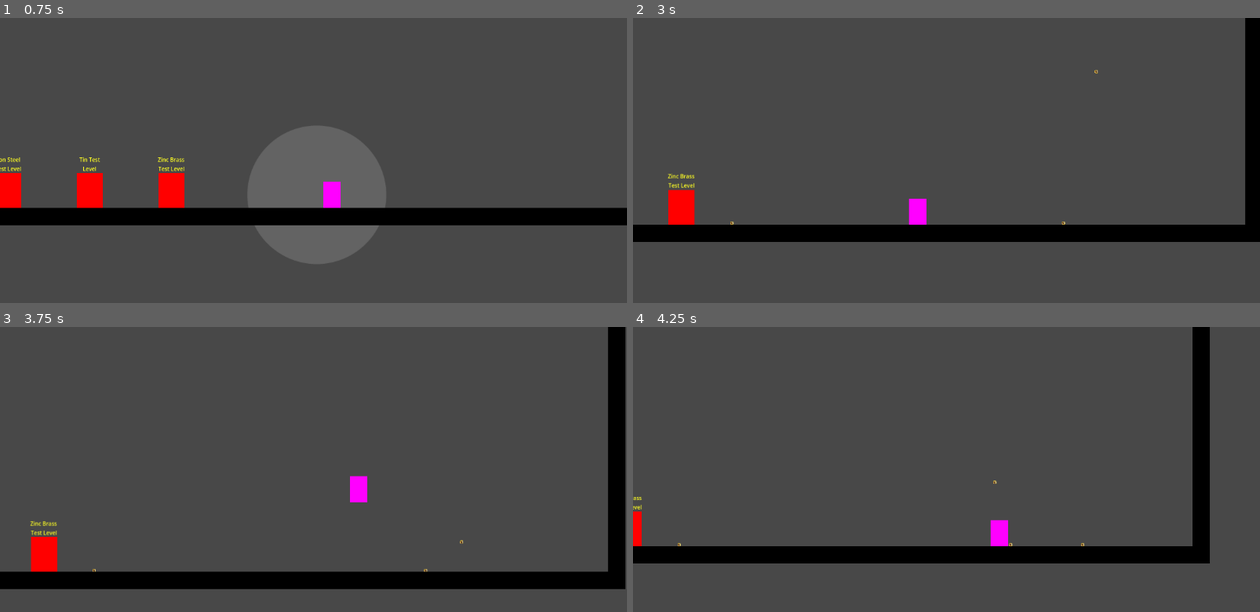
Above: before the commit, frames 1-4 (two rows, left to right).
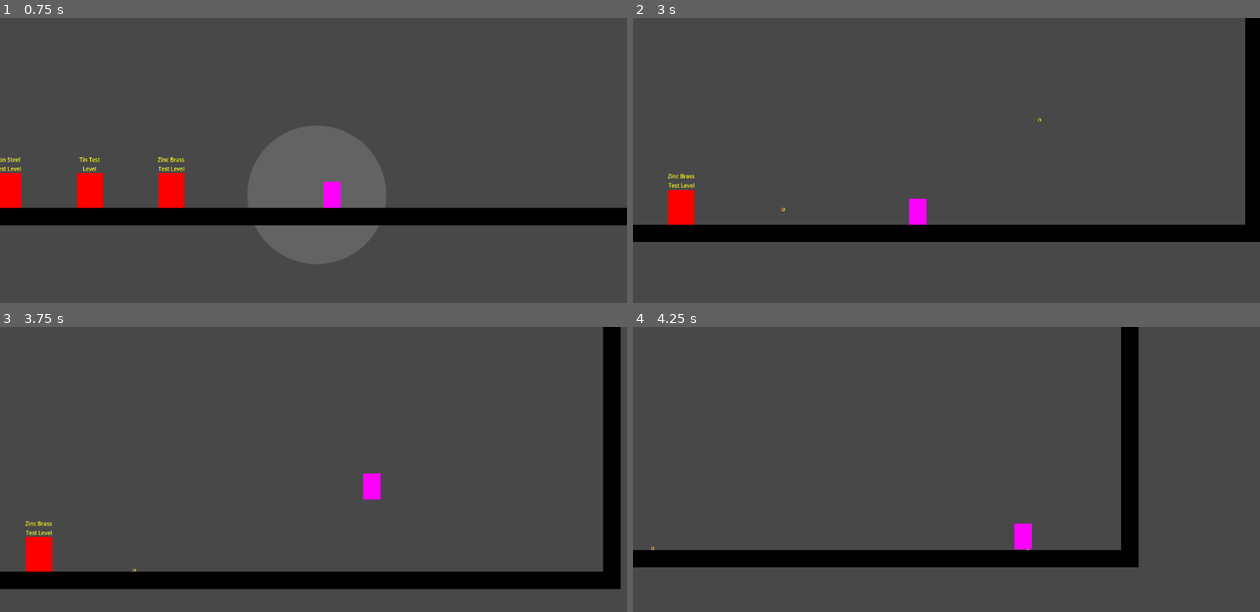
Above: after the commit, the same moments.

Repository: EdwardStanford7/MistbornGame
Game: Godot game, scene res://Levels/main.tscn
Same seed, same stepped clock (60 frames per second), same inputs: the game is played once before the commit and once after it.
Inputs (mouse positions are in pixels of both pictures, inside the frame that each line leads up to):
- Up to frame 1 (0.75 s): tap Enter (enter_loading_zone) at 0.5 s; move the mouse to (451, 177) at 0.52 s; hold D (right) from 0.53 s (still down); tap F (bendalloy) at 0.6 s
- Up to frame 2 (3 s): tap Space (jump) at 0.77, 1.52 s; click (1084, 177) at 0.8 s; move the mouse to (821, 211) at 1.27 s; click (821, 211) at 1.35 s; tap F (bendalloy) at 1.55, 2.1 s; move the mouse to (1009, 117) at 2.02 s; release D (right) at 2.03 s; hold A (left) 2.03-2.78 s; click (1009, 117) at 2.3 s; move the mouse to (915, 263) at 2.77 s; hold D (right) from 2.78 s (still down); tap B (brass) at 2.85 s
- Up to frame 3 (3.75 s): keep holding D (right); tap Space (jump) at 3.02 s; tap F (bendalloy) at 3.05 s; move the mouse to (501, 555) at 3.52 s; hold Shift (iron) from 3.53 s (still down)
- Up to frame 4 (4.25 s): keep holding D (right); keep holding Shift (iron); tap Space (jump) at 3.77 s; click (1134, 555) at 3.8 s

Frame 1 is identical in both runs. In frame 2, less than 0.1% of the frame differs, in the area x 15-75%, y 18-73%; in frame 3, 2.2%; in frame 4, 7.8%, in the area x 0-92%, y 0-85%.

Commit message:
bendalloy done

Diff:
--- a/Characters/enemy.tscn
+++ b/Characters/enemy.tscn
@@ -10,11 +10,11 @@
 
 [node name="Enemy" type="RigidBody2D" groups=["Enemy"]]
 collision_layer = 4
-collision_mask = 17
 mass = 65.0
 continuous_cd = 2
 max_contacts_reported = 10
 lock_rotation = true
+freeze_mode = 1
 script = ExtResource("1_1r1np")
 movement_speed = 25
 
--- a/Characters/player.tscn
+++ b/Characters/player.tscn
@@ -12,7 +12,6 @@
 [node name="Player" type="CharacterBody2D"]
 top_level = true
 collision_layer = 2
-collision_mask = 17
 slide_on_ceiling = false
 script = ExtResource("1_7nm3l")
 friction_coefficient = 0.85
--- a/Characters/stunner_enemy.tscn
+++ b/Characters/stunner_enemy.tscn
@@ -10,11 +10,11 @@
 
 [node name="StunnerEnemy" type="RigidBody2D" groups=["Enemy", "Stunner"]]
 collision_layer = 4
-collision_mask = 17
 mass = 65.0
 continuous_cd = 2
 max_contacts_reported = 10
 lock_rotation = true
+freeze_mode = 1
 script = ExtResource("1_rykfo")
 movement_speed = 25
 
--- a/Prefabs/coin.tscn
+++ b/Prefabs/coin.tscn
@@ -8,13 +8,14 @@
 
 [node name="Coin" type="RigidBody2D" groups=["Metal"]]
 collision_layer = 8
-collision_mask = 31
+collision_mask = 15
 mass = 0.03
 continuous_cd = 2
 max_contacts_reported = 10
 contact_monitor = true
 can_sleep = false
 lock_rotation = true
+freeze_mode = 1
 script = ExtResource("1_vv2u6")
 allomancy_scaling_factor = 0.001
 
--- a/Prefabs/speed_bubble.tscn
+++ b/Prefabs/speed_bubble.tscn
@@ -8,8 +8,9 @@
 
 [node name="SpeedBubble" type="Area2D"]
 collision_layer = 16
-collision_mask = 2
+collision_mask = 14
 script = ExtResource("1_4s0q0")
+bubble_lifetime = 2.0
 
 [node name="CollisionShape2D" type="CollisionShape2D" parent="."]
 shape = SubResource("CircleShape2D_8trj6")
--- a/Scripts/coin.gd
+++ b/Scripts/coin.gd
@@ -6,15 +6,15 @@
 var previous_linear_velocity : Vector2 = Vector2.ZERO
 var force_since_last_frame: Vector2 = Vector2.ZERO
 var player: CharacterBody2D
+var stored_momentum: Vector2
 
 func _ready():
 	self.body_entered.connect(on_body_entered)
 
-func _integrate_forces(state): # Deal with transfering forces back to the player here
+func _integrate_forces(state):
 	if player:
 		var net_force: Vector2 = (state.linear_velocity - previous_linear_velocity) * (1 / allomancy_scaling_factor) / state.step * mass
 		var unknown_force := net_force - force_since_last_frame
-
 		player.apply_force(unknown_force)
 
 	previous_linear_velocity = state.linear_velocity
@@ -47,3 +47,11 @@
 
 func allomancy_released():
 	player = null
+
+func activate_slow_time():
+	stored_momentum = linear_velocity * mass
+	set_deferred("freeze", true)
+
+func deactivate_slow_time():
+	set_deferred("freeze", false)
+	apply_force(stored_momentum * 30) # Yes this hardcoded 30 is awful but like I'm not smart enough to make it work properly
--- a/Scripts/enemy.gd
+++ b/Scripts/enemy.gd
@@ -10,6 +10,7 @@
 }
 
 var current_AI := AI_mode.normal
+var stored_momentum: Vector2
 
 # Called every frame. 'delta' is the elapsed time since the previous frame.
 func _physics_process(_delta):
@@ -35,3 +36,11 @@
 
 func reset_AI():
 	current_AI = AI_mode.normal
+
+func activate_slow_time():
+	stored_momentum = linear_velocity * mass
+	set_deferred("freeze", true)
+
+func deactivate_slow_time():
+	set_deferred("freeze", false)
+	apply_force(stored_momentum * 30) # Yes this hardcoded 30 is awful but like I'm not smart enough to make it work properly
--- a/Scripts/player.gd
+++ b/Scripts/player.gd
@@ -5,7 +5,6 @@
 signal metal_allomancy_released
 signal zinc_released
 signal brass_released
-signal bendalloy_released
 
 # Progression Abilites
 static var steel_unlocked := false
@@ -49,7 +48,7 @@
 var force_per_frame: Vector2
 var selected_metal
 var tin_active := false
-var bendalloy_active := false
+var speed_bubble: SpeedBubble = null
 var is_stunned := false
 var stun_timer := 0
 var has_jump := false
@@ -132,6 +131,9 @@
 		var direction := (get_viewport().get_mouse_position() - self.get_global_transform_with_canvas().origin).normalized()
 		var coin: Coin = load("res://Prefabs/coin.tscn").instantiate()
 
+		if is_instance_valid(speed_bubble):
+			speed_bubble.destroyed.connect(coin.deactivate_slow_time)
+
 		get_tree().root.get_child(0).add_child(coin)
 		metal_allomancy_released.connect(coin.allomancy_released)
 		coin.position = self.position + (direction * 35) # Math here to make spawning location work. Can't spawn inside floors or walls but need 360 degree for in air
@@ -202,15 +204,23 @@
 
 func handle_bendalloy_input():
 	if Input.is_action_just_pressed("bendalloy"):
-		if bendalloy_active:
-			bendalloy_released.emit()
-			bendalloy_active = false
-		else:
-			var speed_bubble: SpeedBubble = load("res://Prefabs/speed_bubble.tscn").instantiate()
+		if speed_bubble:
+			speed_bubble.destroy()
+			speed_bubble = null
+		else:
+			speed_bubble = load("res://Prefabs/speed_bubble.tscn").instantiate()
+			get_tree().root.get_child(0).add_child(speed_bubble)
 			speed_bubble.position = self.position
-			bendalloy_released.connect(speed_bubble.destroy)
-			get_tree().root.get_child(0).add_child(speed_bubble)
-			bendalloy_active = true
+			speed_bubble.destroyed.connect(func(): speed_bubble = null )
+
+			for enemy in get_tree().get_nodes_in_group("Enemy"):
+				speed_bubble.destroyed.connect(enemy.deactivate_slow_time)
+				enemy.activate_slow_time()
+
+			for metal in get_tree().get_nodes_in_group("Metal"):
+				if metal is Coin:
+					speed_bubble.destroyed.connect(metal.deactivate_slow_time)
+					metal.activate_slow_time()
 
 # Helpers
 func compute_physics(delta):
--- a/Scripts/speed_bubble.gd
+++ b/Scripts/speed_bubble.gd
@@ -1,13 +1,38 @@
 class_name SpeedBubble
 extends Area2D
 
+signal destroyed
+
+@export var bubble_lifetime: float
+
+var being_destroyed := false
+
 func _ready():
+	self.body_entered.connect(self.on_body_entered)
 	self.body_exited.connect(self.on_body_exit)
 
+func _physics_process(delta):
+	if being_destroyed:
+		return
+
+	bubble_lifetime -= delta
+	if bubble_lifetime <= 0:
+		destroy()
+
+func on_body_entered(body):
+	if body is Coin || body is Enemy:
+		body.deactivate_slow_time()
+
 func on_body_exit(body):
+	if being_destroyed:
+		return
+
 	if body is Player:
-		body.bendalloy_active = false
-		self.queue_free()
+		destroy()
+	elif body is Coin || body is Enemy:
+		body.activate_slow_time()
 
 func destroy():
+	being_destroyed = true
+	destroyed.emit()
 	self.queue_free()
--- a/Scripts/stunner_enemy.gd
+++ b/Scripts/stunner_enemy.gd
@@ -9,11 +9,9 @@
 func normal_AI(delta):
 	self.apply_force(Vector2((randi() % 3 - 1) * (mass * movement_speed / delta) * 2, 0))
 	if randi() % 1000 == 0:
-		print("stunned")
 		stun_player.emit()
 
 func aggressive_AI(delta):
 	self.apply_force(Vector2((randi() % 3 - 1) * (mass * movement_speed / delta) * 3, 0))
 	if randi() % 300 == 0:
-		print("stunned")
 		stun_player.emit()
